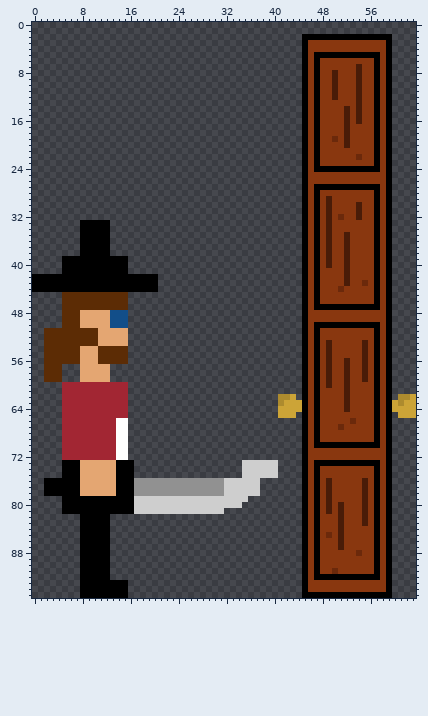
Sprite sheet -- Assets/Sprites/Characters/Pirate/pirate_withDoor_Closed1.png. The picture above is the old version.
The file is 64x96 pixels.
After the commit:
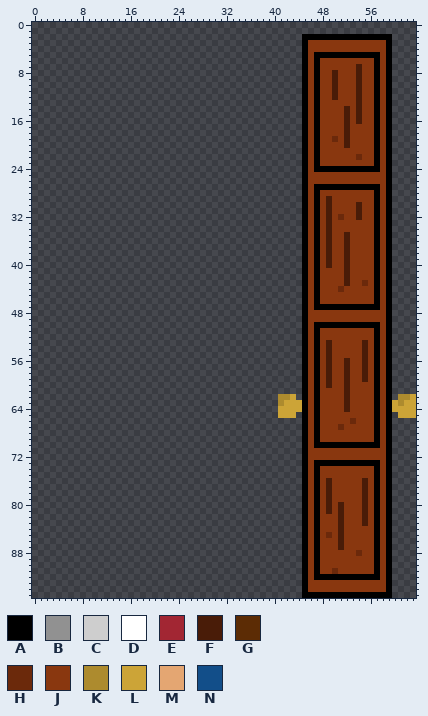
Palette (. is transparent): A #000000  B #919191  C #cecece  D #ffffff  E #a22633  F #491c08  G #5c2c05  H #6b290b  J #89370f  K #ad8b2e  L #cca437  M #e4a672  N #124e89
Edits made:
Changed rows in their new state; - is an unchanged pixel.
first column x 0:
33 --------.....----------------------------
34 --------.....----------------------------
35 --------.....----------------------------
36 --------.....----------------------------
37 --------.....----------------------------
38 --------.....----------------------------
39 -----...........-------------------------
40 -----...........-------------------------
41 -----...........-------------------------
42 .....................--------------------
43 .....................--------------------
44 .....................--------------------
45 -----...........-------------------------
46 -----...........-------------------------
47 -----...........-------------------------
48 -----...........-------------------------
49 -----...........-------------------------
50 -----...........-------------------------
51 --..............-------------------------
52 --..............-------------------------
53 --..............-------------------------
54 --..............-------------------------
55 --..............-------------------------
56 --..............-------------------------
57 --...---.....----------------------------
58 --...---.....----------------------------
59 --...---.....----------------------------
60 -----...........-------------------------
61 -----...........-------------------------
62 -----...........-------------------------
63 -----...........-------------------------
64 -----...........-------------------------
65 -----...........-------------------------
66 -----...........-------------------------
67 -----...........-------------------------
68 -----...........-------------------------
69 -----...........-------------------------
70 -----...........-------------------------
71 -----...........-------------------------
72 -----...........-------------------------
73 -----............------------------......
74 -----............------------------......
75 -----............------------------......
76 --....................................---
77 --....................................---
78 --....................................---
79 -----...............................-----
80 -----..............................------
81 -----...........................---------
82 --------.....----------------------------
83 --------.....----------------------------
84 --------.....----------------------------
85 --------.....----------------------------
86 --------.....----------------------------
87 --------.....----------------------------
88 --------.....----------------------------
89 --------.....----------------------------
90 --------.....----------------------------
91 --------.....----------------------------
92 --------.....----------------------------
93 --------........-------------------------
94 --------........-------------------------
95 --------........-------------------------
Boxes around the changes in both pictures, in picture pixels (x1, y1, x2, y2):
erased: (32, 220, 278, 598)
